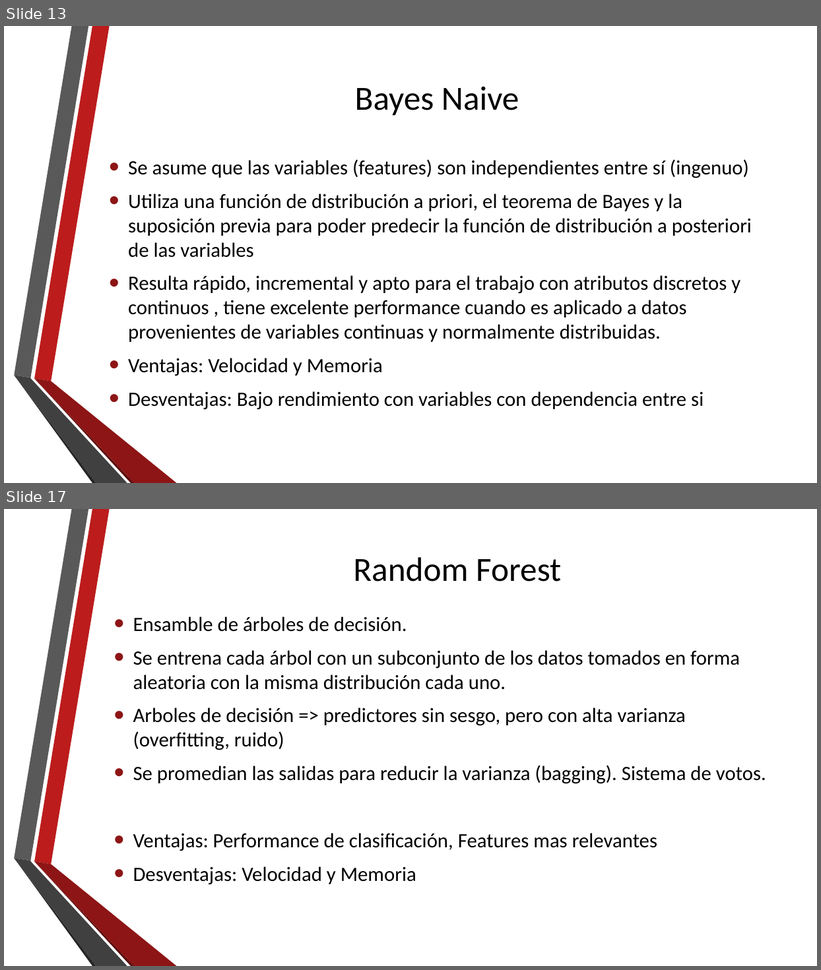
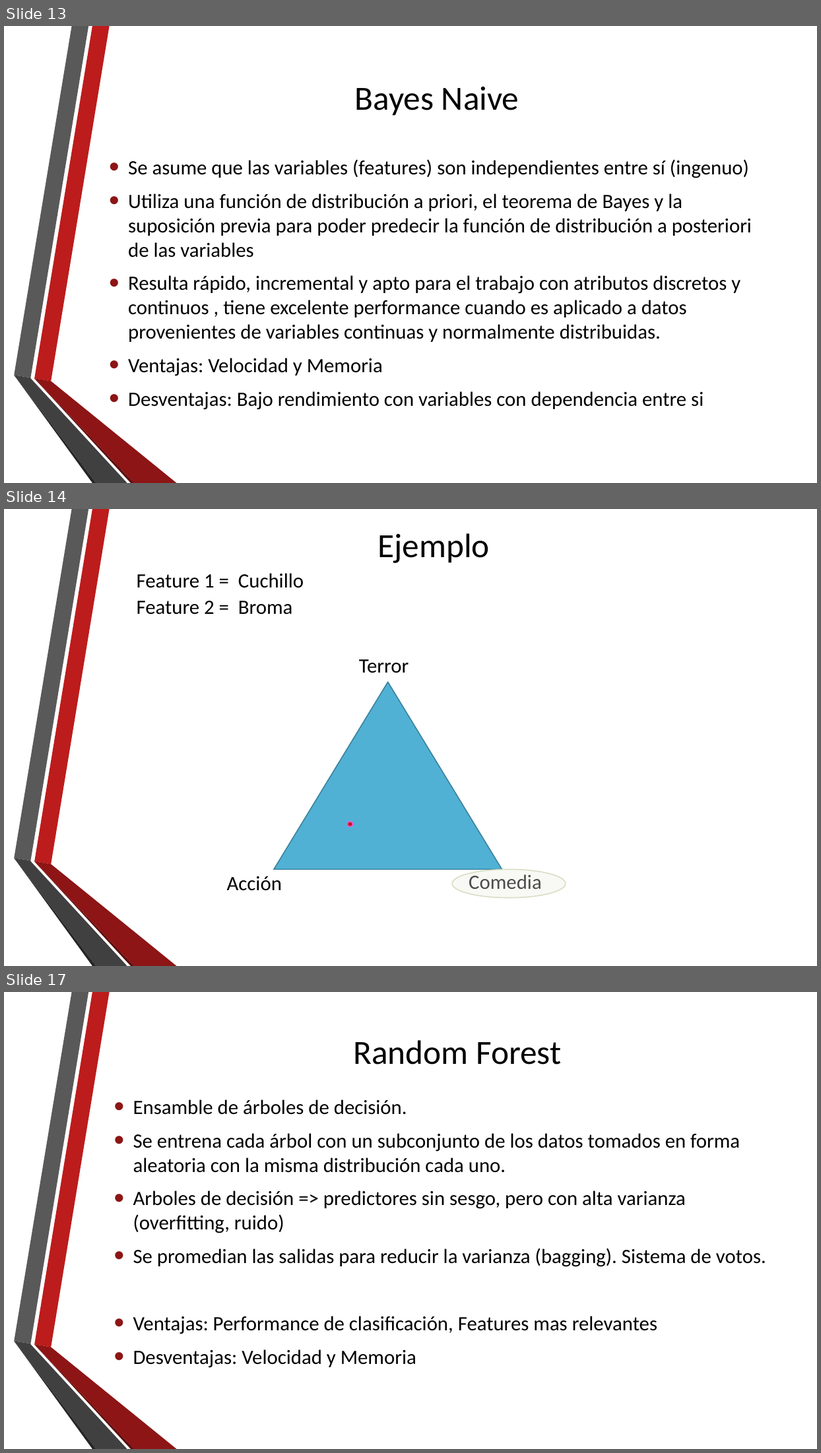
Before and after one commit to neozero86/tesis-megea, a slide deck: Presentacion/PresentacionTesis.pptx. Shown one above the other, each under a label of ours: slides 13 and 17 before the commit, slides 13, 14 and 17 after it; the slides between them are not shown. The pictures are 821x970 and 821x1453 pixels, drawn with LibreOffice and Linux fonts; fonts in the diff are those of the drawing; background and template pictures are left out. Boxes give left, top, right and bottom in pixels: in the first picture for what was removed or moved away, otherwise in the second. Text is boxed around its words. In the diff, an @@ line names an element or a change of style, - is before the commit and + after.

```diff
--- a/Presentacion/PresentacionTesis.pptx
+++ b/Presentacion/PresentacionTesis.pptx
@@ slide 14 added at (x1=4, y1=509, x2=817, y2=966), background picture (left out); not listed: 6 template elements that a slide beside it also shows @@
@@ title added at (x1=378, y1=533, x2=489, y2=563), 40 pt, text #000000 @@
+Ejemplo
@@ text added at (x1=137, y1=573, x2=304, y2=588), 24 pt, text #000000 @@
+Feature 1 = Cuchillo
@@ text added at (x1=137, y1=601, x2=293, y2=615), 24 pt, text #000000 @@
+Feature 2 = Broma
@@ text added at (x1=359, y1=659, x2=409, y2=673), 24 pt, text #000000 @@
+Terror
@@ flow chart extract added at (x1=274, y1=682, x2=502, y2=870), fill #50B1D4, outline #3B839D 1.25 pt @@
@@ ellipse added at (x1=347, y1=822, x2=353, y2=827), fill #BC1C1C, outline #F658E3 1.25 pt @@
@@ text added at (x1=227, y1=877, x2=282, y2=891), 24 pt, text #000000 @@
+Acción
@@ ellipse added at (x1=452, y1=869, x2=566, y2=898), fill #EBEFE1 at 32% opacity, outline #D7DFC3 1.25 pt @@
@@ text added at (x1=469, y1=872, x2=542, y2=894), 24 pt, text #000000 @@
+Comedia
```
Also in this commit, not shown: 6 slides changed, 4 other slides added, 4 slides removed, 11 other files.
